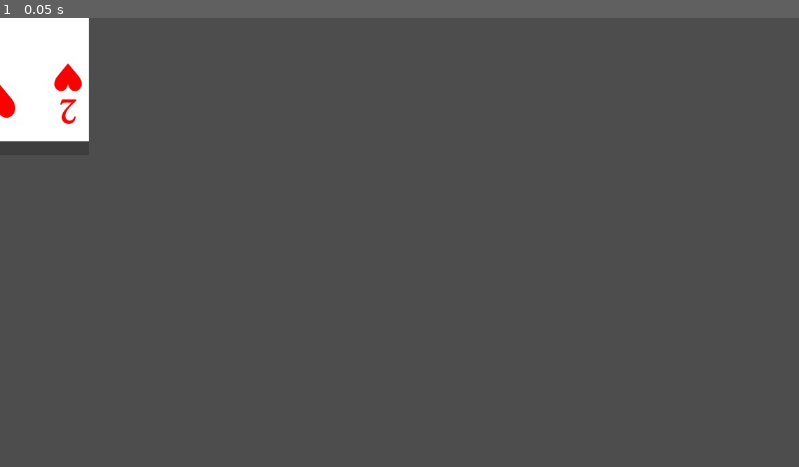
Above: before the commit, frame 1.
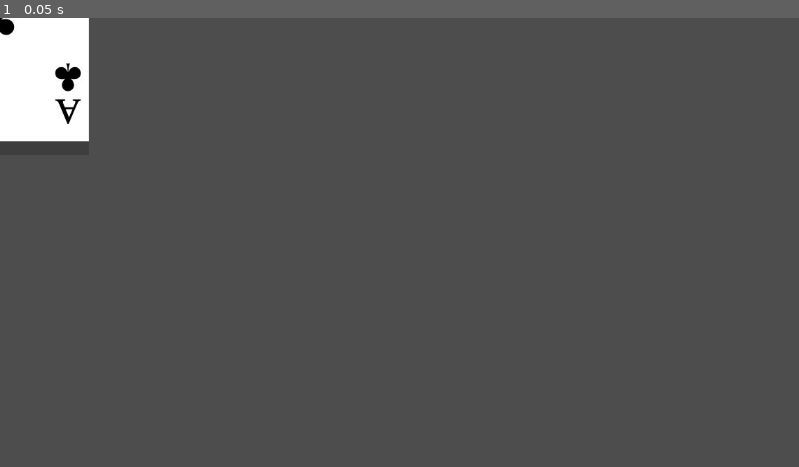
Above: after the commit, the same moment.

Repository: KnoxObron/godotcardgame
Game: Godot game, scene res://prefabs/atlas_card.tscn
Two runs of this game, one before a commit and one after it. Both use one fixed random seed, a clock stepped at 60 frames per second and the inputs below. This scene is started directly instead of the project's main scene.
Inputs:
- Up to frame 1 (0.05 s): no input

The runs differ from the first frame. In frame 1, 0.4% of the frame differs, in the area x 0-11%, y 0-24%.
Error after the commit: Compile Error: Must use 'value' instead of 'self.value' in setter. (res://resources/card_data.gd:17)

Commit message:
feat: added atlas card manager and utility funtions

Diff:
--- a/prefabs/atlas_card.gd
+++ b/prefabs/atlas_card.gd
@@ -22,50 +22,37 @@
 
 ## Whether visual card effects are enabled
 @export var cardEffects: bool = true
-## The card's value (2-14, where 11=Jack, 12=Queen, 13=King, 14=Ace)
-@export_range(2, 14, int(1)) var cardValue: int = 2:
-	set(value):
-		cardValue = clamp(value, 2, 14)
-		update_texture()
-	get:
-		return cardValue
-
-## The card's suit (Hearts, Diamonds, Clubs, Spades)
-@export var cardPattern: CardPattern = CardPattern.Hearts:
-	set(value):
-		cardPattern = value
-		update_texture()
-	get:
-		return cardPattern
-
+## The card's data
+@export var data: CardData
 ## The sprite displaying the card texture
-@onready var cardTexture: Sprite2D = $CardTexture
+@onready var _cardTexture: Sprite2D = $CardTexture
 ## Optional shadow effect under the card
-@onready var cardShadow: Sprite2D = $CardTexture/Shadow
+@onready var _cardShadow: Sprite2D = $CardTexture/Shadow
 ## Collision area for mouse interaction
-@onready var cardArea2D: Area2D = $Area2D
+@onready var _cardArea2D: Area2D = $Area2D
 
 ## Flag to track if the texture is ready for modification
 var _texture_initialized: bool = false
 ## Original scale of the card
-var original_scale: Vector2
+var _original_scale: Vector2
 ## How much the card scales when hovered
-var hover_scale_factor: float = 1.1
+var _hover_scale_factor: float = 1.1
 ## Tween for animation effects
-var tween: Tween
+var _tween: Tween
 ## Size of each card in the atlas texture (width x height)
-var card_size: Vector2 = Vector2(256, 356)
+var _card_size: Vector2 = Vector2(256, 356)
 
 
 ## Initialize the card node
 func _ready() -> void:
-	original_scale = scale
-	cardArea2D.mouse_entered.connect(_on_area_2d_mouse_entered)
-	cardArea2D.mouse_exited.connect(_on_area_2d_mouse_exited)
-	cardArea2D.input_event.connect(_on_area_2d_input_event)
-	if cardShadow:
-		cardShadow.z_index = -1
-	_texture_initialized = true
+	_original_scale = scale
+	_cardArea2D.mouse_entered.connect(_on_area_2d_mouse_entered)
+	_cardArea2D.mouse_exited.connect(_on_area_2d_mouse_exited)
+	_cardArea2D.input_event.connect(_on_area_2d_input_event)
+
+	if _cardShadow:
+		_cardShadow.z_index = -1
+		_texture_initialized = true
 	update_texture()
 
 
@@ -73,28 +60,32 @@
 	pass
 
 
+func _init():
+	self.data.randomize()
+
+
 ## Updates the AtlasTexture region based on the current card value and pattern
 func update_texture() -> void:
-	if !_texture_initialized || !cardTexture || !is_instance_valid(cardTexture):
+	if !_texture_initialized || !_cardTexture || !is_instance_valid(_cardTexture):
 		return
 
-	if cardTexture.texture is AtlasTexture:
-		var atlas = cardTexture.texture as AtlasTexture
+	if _cardTexture.texture is AtlasTexture:
+		var atlas: AtlasTexture = _cardTexture.texture as AtlasTexture
 
-		var x_position = 0
-		if cardValue % 13 != 0:
-			x_position = (cardValue - 1) * card_size.x
+		var x_position: int = 0
+		if data.value % 13 != 0:
+			x_position = int((data.value - 1) * _card_size.x)
 
-		var y_position = 0
-		match cardPattern:
+		var y_position: int = 0
+		match data.pattern:
 			CardPattern.Clubs:
-				y_position = 0 * card_size.y
+				y_position = int(0 * _card_size.y)
 			CardPattern.Hearts:
-				y_position = 1 * card_size.y
+				y_position = int(1 * _card_size.y)
 			CardPattern.Spades:
-				y_position = 2 * card_size.y
+				y_position = int(2 * _card_size.y)
 			CardPattern.Diamonds:
-				y_position = 3 * card_size.y
+				y_position = int(3 * _card_size.y)
 
 		atlas.region.position = Vector2(x_position, y_position)
 
@@ -103,14 +94,14 @@
 func _on_area_2d_mouse_entered() -> void:
 	on_mouse_hover.emit(self)
 	if !cardEffects: return
-	hover_parallax()
+	_hover_parallax()
 
 
 ## Handler for mouse exiting the card area
 func _on_area_2d_mouse_exited() -> void:
 	on_mouse_leave.emit(self)
 	if !cardEffects: return
-	self.reset_parallax()
+	self._reset_parallax()
 
 
 ## Handler for mouse input events on the card
@@ -124,57 +115,57 @@
 
 
 ## Scales the card when hovered to create a visual effect
-func hover_parallax() -> void:
+func _hover_parallax() -> void:
 	# Cancel any existing tween
-	if tween:
-		tween.kill()
+	if _tween:
+		_tween.kill()
 
-	tween = create_tween().set_trans(Tween.TRANS_CUBIC).set_ease(Tween.EASE_OUT)
-	tween.tween_property(self, "scale", original_scale * hover_scale_factor, 0.15)
+	_tween = create_tween().set_trans(Tween.TRANS_CUBIC).set_ease(Tween.EASE_OUT)
+	_tween.tween_property(self, "scale", _original_scale * _hover_scale_factor, 0.15)
 
 
 ## Resets the card to its original scale after hover effects
-func reset_parallax() -> void:
-	if tween:
-		tween.kill()
+func _reset_parallax() -> void:
+	if _tween:
+		_tween.kill()
 
-	tween = create_tween().set_trans(Tween.TRANS_CUBIC).set_ease(Tween.EASE_OUT)
+	_tween = create_tween().set_trans(Tween.TRANS_CUBIC).set_ease(Tween.EASE_OUT)
 
-	tween.tween_property(self, "scale", original_scale, 0.2)
+	_tween.tween_property(self, "scale", _original_scale, 0.2)
 
 
 ## Checks if two cards have the same value and pattern
 func __eq__(card: AtlasCard) -> bool:
-	return cardPattern == card.cardPattern && cardValue == card.cardValue
+	return self.data.compare_to(card.data) == 0
 
 ## Checks if this card's value and pattern are both less than another's
 func __lt__(card: AtlasCard) -> bool:
-	return self.cardValue < card.cardValue && self.cardPattern < card.cardPattern
+	return self.data.compare_to(card.data) < 0
 
 ## Checks if this card's value and pattern are both greater than another's
 func __gt__(card: AtlasCard) -> bool:
-	return self.cardValue > card.cardValue && self.cardPattern > card.cardPattern
+	return self.data.compare_to(card.data) > 0
 
 ## Checks if this card's value and pattern are both less than or equal to another's
 func __le__(card: AtlasCard) -> bool:
-	return self.cardValue <= card.cardValue && self.cardPattern <= card.cardPattern
+	return self.data.compare_to(card.data) <= 0
 
 ## Checks if this card's value and pattern are both greater than or equal to another's
 func __ge__(card: AtlasCard) -> bool:
-	return self.cardValue >= card.cardValue && self.cardPattern >= card.cardPattern
+	return self.data.compare_to(card.data) >= 0
 
 
 ## Returns a string representation of the card value
 func _value_to_string() -> String:
-	if cardValue < 11:
-		return str(cardValue)
-	elif cardValue == 11:
+	if data.value < 11:
+		return str(data.value)
+	elif data.value == 11:
 		return "Jack"
-	elif cardValue == 12:
+	elif data.value == 12:
 		return "Queen"
-	elif cardValue == 13:
+	elif data.value == 13:
 		return "King"
-	elif cardValue == 14:
+	elif data.value == 14:
 		return "Ace"
 	else:
 		return str('2')
@@ -182,13 +173,13 @@
 
 ## Returns a string representation of the card pattern
 func _pattern_to_string() -> String:
-	if cardPattern == CardPattern.Hearts:
+	if data.pattern == CardPattern.Hearts:
 		return "Hearts"
-	elif cardPattern == CardPattern.Diamonds:
+	elif data.pattern == CardPattern.Diamonds:
 		return "Diamonds"
-	elif cardPattern == CardPattern.Clubs:
+	elif data.pattern == CardPattern.Clubs:
 		return "Clubs"
-	elif cardPattern == CardPattern.Spades:
+	elif data.pattern == CardPattern.Spades:
 		return "Spades"
 	return "Unknown"
 
--- /dev/null
+++ b/prefabs/atlas_card_manager.gd
@@ -0,0 +1,46 @@
+class_name AtlasCardManager
+extends Node2D
+
+func create_card(card_value: int, card_pattern: int) -> AtlasCard:
+	var card = AtlasCard.new()
+	card.cardValue = card_value
+	card.cardPattern = card_pattern
+	return card
+
+# Called when the node enters the scene tree for the first time.
+func _ready() -> void:
+	pass # Replace with function body.
+
+
+# Called every frame. 'delta' is the elapsed time since the previous frame.
+func _process(delta: float) -> void:
+	pass
+
+
+static func shuffle_deck(deck: Array) -> Array:
+	var shuffled_deck: Array = deck.duplicate()
+	shuffled_deck.shuffle()
+	return shuffled_deck
+
+
+static func sort_deck(deck: Array) -> Array:
+	var sorted_deck: Array = deck.duplicate()
+	sorted_deck.sort()
+	return sorted_deck
+
+
+static func distribute_cards(players: int, cardsPerPlayer: int = 5):
+	var deck: Array[CardData] = []
+	var holdings: Array = []
+
+	for i in players:
+		var cards: Array[CardData] = []
+		for j in cardsPerPlayer:
+			var card: CardData = CardData.new(2, CardData.CardPattern.Hearts).randomize()
+			while card in deck:
+				card = CardData.new(2, CardData.CardPattern.Hearts).randomize()
+			deck.append(card)
+			cards.append(card)
+
+		holdings.append(cards)
+	return holdings
--- /dev/null
+++ b/prefabs/atlas_card_manager.tscn
@@ -0,0 +1,6 @@
+[gd_scene load_steps=2 format=3 uid="uid://ddkc1od0naqxm"]
+
+[ext_resource type="Script" path="res://prefabs/atlas_card_manager.gd" id="1_36mxx"]
+
+[node name="AtlasCardManager" type="Node2D"]
+script = ExtResource("1_36mxx")
--- a/project.godot
+++ b/project.godot
@@ -10,8 +10,8 @@
 
 [application]
 
-config/name="新建游戏项目"
-run/main_scene="res://scenes/Main.tscn"
+config/name="Godot Texas Card Game"
+run/main_scene="res://scenes/GameScene.tscn"
 config/features=PackedStringArray("4.3", "GL Compatibility")
 config/icon="res://icon.svg"
 
--- /dev/null
+++ b/resources/card_data.gd
@@ -0,0 +1,55 @@
+extends Node
+class_name CardData
+
+signal on_data_changed
+
+## Enum representing the four card suits/patterns
+enum CardPattern {
+	Hearts = 0,
+	Diamonds = 1,
+	Clubs = 2,
+	Spades = 3
+}
+
+## The card's value (2-14, where 11=Jack, 12=Queen, 13=King, 14=Ace)
+@export_range(2, 14, int(1)) var value: int = 2:
+	set(value):
+		self.value = clamp(value, 2, 14)
+		self.on_data_changed.emit(self)
+	get:
+		return value
+
+## The card's suit (Hearts, Diamonds, Clubs, Spades)
+@export var pattern: CardPattern = CardPattern.Hearts:
+	set(value):
+		self.pattern = value
+		self.on_data_changed.emit(self)
+	get:
+		return pattern
+
+
+func _init(pValue: int, pPattern: CardPattern) -> void:
+	self.value = pValue
+	self.pattern = pPattern
+
+
+# Add this to your CardData class
+func compare_to(other: CardData) -> int:
+	if self.value > other.value:
+		return 1
+	elif self.value < other.value:
+		return -1
+	else:
+		# Same value, compare patterns
+		if self.pattern > other.pattern:
+			return 1
+		elif self.pattern < other.pattern:
+			return -1
+		else:
+			return 0  # Equal cards
+
+
+func randomize() -> CardData:
+	self.data.value = randi_range(2, 14)
+	self.data.pattern = CardPattern.values()[randi_range(0, 3)]
+	return self
--- a/scenes/Card.tscn
+++ b/scenes/Card.tscn
@@ -1,6 +1,5 @@
-[gd_scene load_steps=4 format=3 uid="uid://copw7in00r127"]
+[gd_scene load_steps=3 format=3 uid="uid://copw7in00r127"]
 
-[ext_resource type="Texture2D" uid="uid://cbolmihihypee" path="res://assets/CardsA.jpg" id="1_deipo"]
 [ext_resource type="Script" path="res://scenes/Card.gd" id="1_jnhbo"]
 
 [sub_resource type="RectangleShape2D" id="RectangleShape2D_qc1xq"]
@@ -10,7 +9,6 @@
 script = ExtResource("1_jnhbo")
 
 [node name="CardImage" type="Sprite2D" parent="."]
-texture = ExtResource("1_deipo")
 
 [node name="Area2D" type="Area2D" parent="."]
 
--- /dev/null
+++ b/scenes/GameScene.tscn
@@ -0,0 +1,12 @@
+[gd_scene load_steps=2 format=3 uid="uid://brrpih28gcncx"]
+
+[ext_resource type="Script" path="res://scenes/CardManager.gd" id="1_4ehio"]
+
+[node name="GameScene" type="Node2D"]
+
+[node name="CardManager" type="Node2D" parent="."]
+script = ExtResource("1_4ehio")
+
+[node name="CardSlot" type="Node2D" parent="."]
+
+[node name="CardSlotImage" type="Sprite2D" parent="CardSlot"]
--- a/scenes/Main.tscn
+++ b/scenes/Main.tscn
@@ -1,12 +1,24 @@
-[gd_scene load_steps=2 format=3 uid="uid://c6okg25mlmwvy"]
+[gd_scene format=3 uid="uid://bakkgyjfid0bi"]
 
-[ext_resource type="Script" path="res://scenes/CardManager.gd" id="1_4ehio"]
+[node name="Main" type="Control"]
+layout_mode = 3
+anchors_preset = 15
+anchor_right = 1.0
+anchor_bottom = 1.0
+grow_horizontal = 2
+grow_vertical = 2
 
-[node name="Main" type="Node2D"]
+[node name="Control" type="Control" parent="."]
+layout_mode = 1
+anchors_preset = 15
+anchor_right = 1.0
+anchor_bottom = 1.0
+grow_horizontal = 2
+grow_vertical = 2
 
-[node name="CardManager" type="Node2D" parent="."]
-script = ExtResource("1_4ehio")
-
-[node name="CardSlot" type="Node2D" parent="."]
-
-[node name="CardSlotImage" type="Sprite2D" parent="CardSlot"]
+[node name="Label" type="Label" parent="Control"]
+layout_mode = 2
+offset_left = 438.0
+offset_top = 114.0
+offset_right = 478.0
+offset_bottom = 137.0
